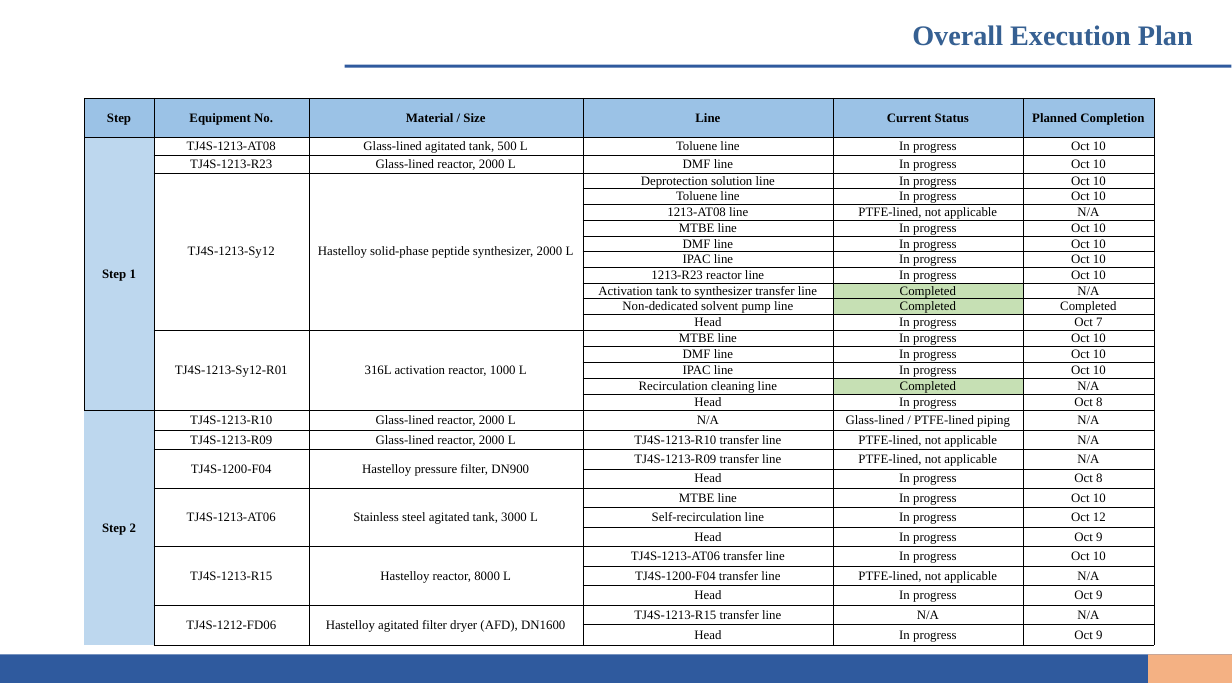
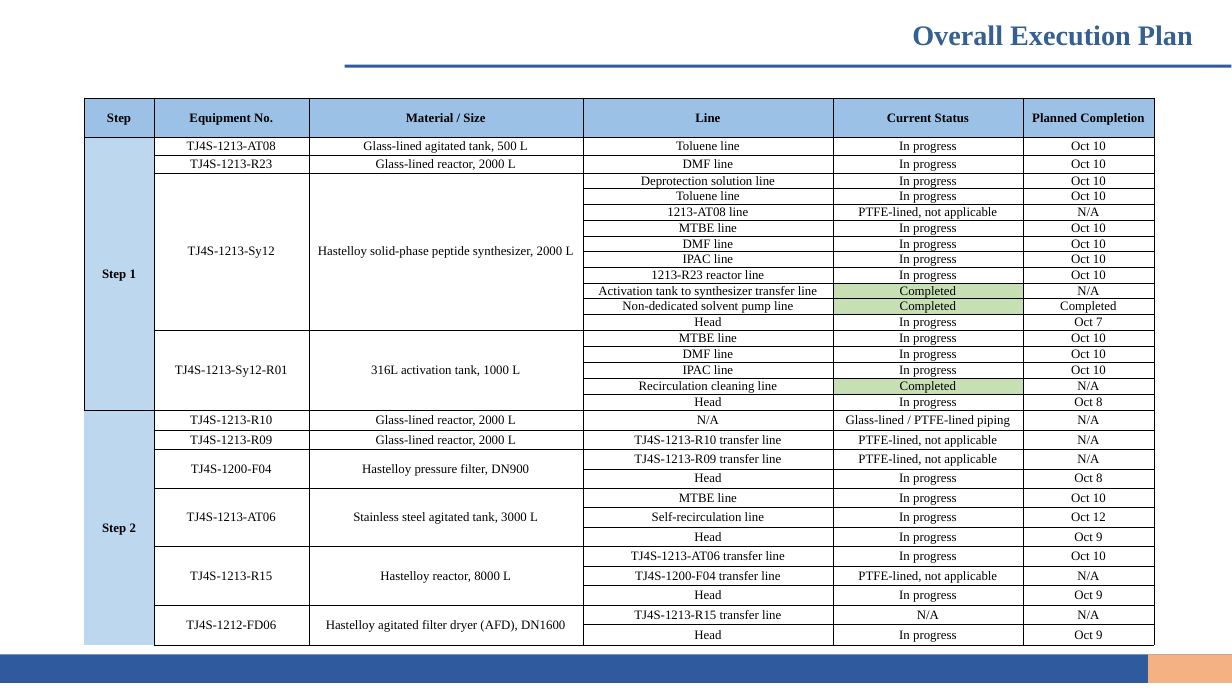
Before and after one commit to peterli0913/BLA, a slide deck: slide 2 of deliverables/9788项目焊缝统计汇报_EN.pptx. Drawn at 1232x693 pixels with LibreOffice and Linux fonts; fonts in the diff are those of the drawing; background and template pictures are left out. Boxes give left, top, right and bottom in pixels: in the first picture for what was removed or moved away, otherwise in the second. Text is boxed around its words. In the diff, an @@ line names an element or a change of style, - is before the commit and + after.

```diff
--- a/deliverables/9788项目焊缝统计汇报_EN.pptx
+++ b/deliverables/9788项目焊缝统计汇报_EN.pptx
@@ table at box(84, 98, 1153, 646) @@
-row 14, column 3: 316L activation reactor, 1000 L
+row 14, column 3: 316L activation tank, 1000 L
```
Also in this commit, not shown: 2 other files.
